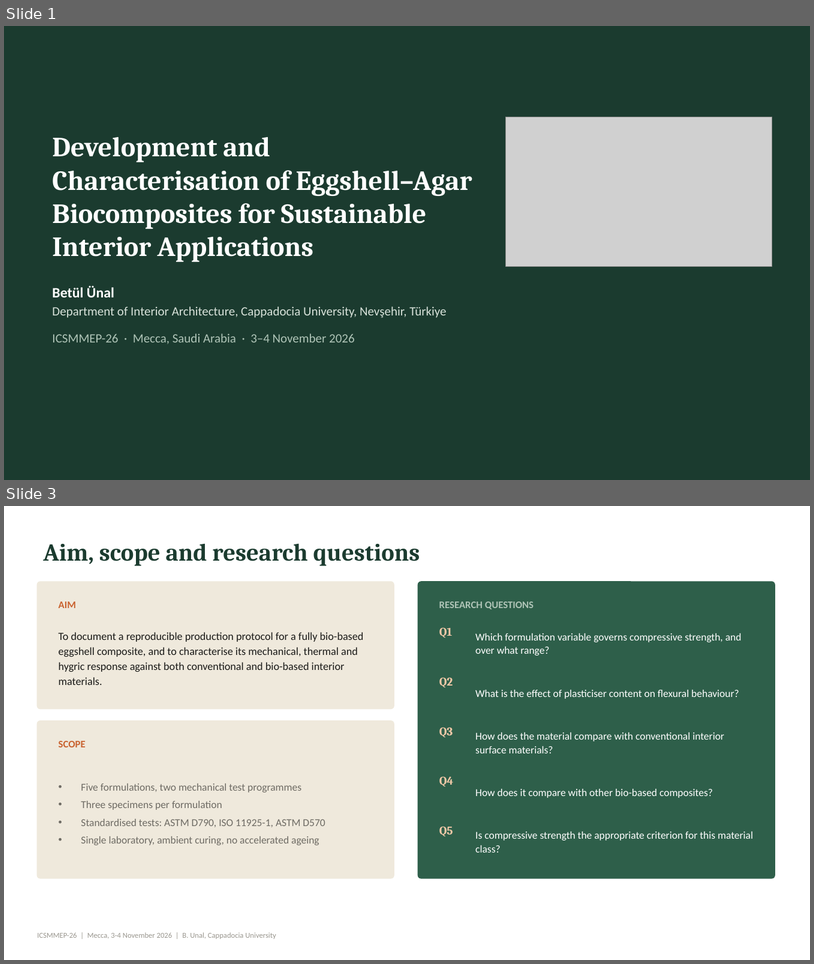
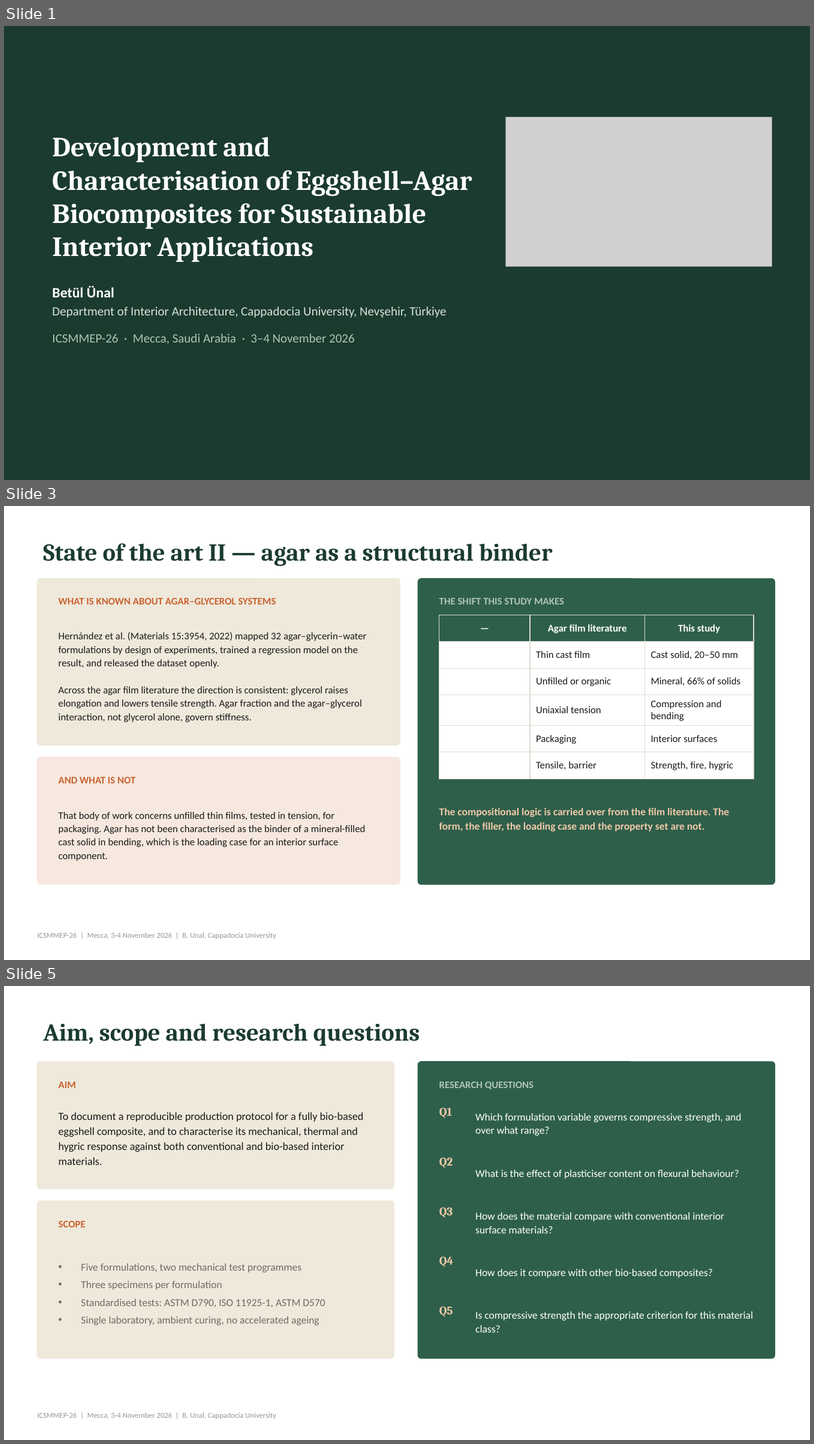
Before and after one commit to bunal91/sanat-ve-mekan, a slide deck: konferans-bildirisi/06-sunum/ICSMMEP26_Presentation_Unal.pptx. Shown one above the other, each under a label of ours: slides 1 and 3 before the commit, slides 1, 3 and 5 after it; the slides between them are not shown. The pictures are 814x964 and 814x1444 pixels, drawn with LibreOffice and Linux fonts; fonts in the diff are those of the drawing; grey boxes stand for pictures. Boxes give left, top, right and bottom in pixels: in the first picture for what was removed or moved away, otherwise in the second. Text is boxed around its words. In the diff, an @@ line names an element or a change of style, - is before the commit and + after.

```diff
--- a/konferans-bildirisi/06-sunum/ICSMMEP26_Presentation_Unal.pptx
+++ b/konferans-bildirisi/06-sunum/ICSMMEP26_Presentation_Unal.pptx
@@ slide 3 added at bbox=[4, 506, 810, 960], background #FFFFFF; not listed: 1 template element that a slide beside it also shows @@
@@ title added at bbox=[43, 543, 552, 566], 29 pt, text #1B3B2F, bold @@
+State of the art II — agar as a structural binder
@@ rounded rectangle added at bbox=[37, 579, 400, 745], fill #EFE9DC, outline #EFE9DC 1 pt @@
@@ rounded rectangle added at bbox=[419, 579, 776, 884], fill #2E5F4A, outline #2E5F4A 1 pt @@
@@ text added at bbox=[59, 598, 276, 604], 12 pt, text #C9622F, bold @@
+WHAT IS KNOWN ABOUT AGAR–GLYCEROL SYSTEMS
@@ text added at bbox=[440, 598, 564, 604], 12 pt, text #AFC4B7, bold @@
+THE SHIFT THIS STUDY MAKES
@@ table added at bbox=[440, 615, 754, 834], 6 rows, 3 columns @@
+— | Agar film literature | This study
+Form | Thin cast film | Cast solid, 20–50 mm
+Filler | Unfilled or organic | Mineral, 66% of solids
+Loading | Uniaxial tension | Compression and bending
+Application | Packaging | Interior surfaces
+Property set | Tensile, barrier | Strength, fire, hygric
@@ text added at bbox=[59, 632, 367, 722], 12 pt, text #1A1A18 @@
+Hernández et al. (Materials 15:3954, 2022) mapped 32 agar–glycerin–water formulations by design of experiments, trained a regression model on the result, and released the dataset openly.
+Across the agar film literature the direction is consistent: glycerol raises elongation and lowers tensile strength. Agar fraction and the agar–glycerol interaction, not glycerol alone, govern stiffness.
@@ rounded rectangle added at bbox=[37, 757, 400, 884], fill #F6E8DF, outline #F6E8DF 1 pt @@
@@ text added at bbox=[59, 777, 135, 783], 12 pt, text #C9622F, bold @@
+AND WHAT IS NOT
@@ text added at bbox=[59, 811, 365, 861], 12 pt, text #1A1A18 @@
+That body of work concerns unfilled thin films, tested in tension, for packaging. Agar has not been characterised as the binder of a mineral-filled cast solid in bending, which is the loading case for an interior surface component.
@@ text added at bbox=[440, 807, 729, 829], 12.5 pt, text #F0C9A8, bold @@
+The compositional logic is carried over from the film literature. The form, the filler, the loading case and the property set are not.
@@ what was slide 3 is now slide 5 @@
```
Also in this commit, not shown: 4 slides changed, 4 other slides added, 3 slides removed, 4 other files.
